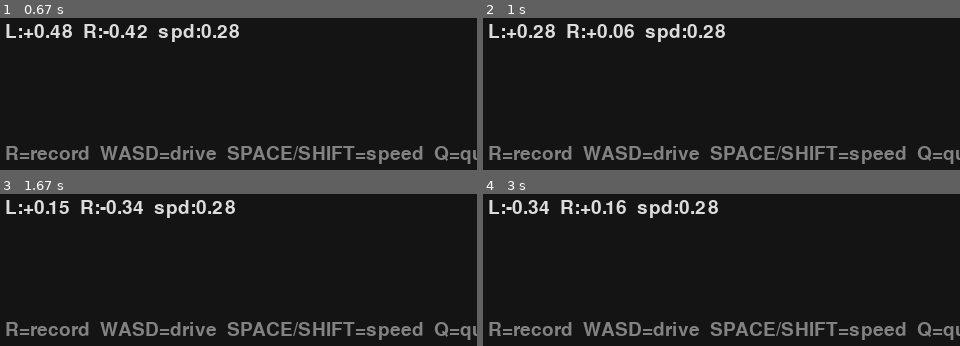
Above: before the commit, frames 1-4 (two rows, left to right).
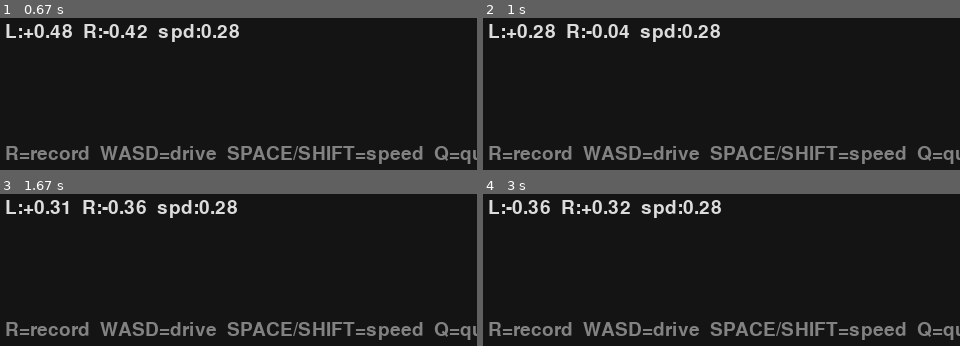
Above: after the commit, the same moments.

Repository: hchap1/drc
Game: pygame game, started from collect_data.py
The game is run twice, just before and just after one commit, with the same random seed, the same clock (stepped at 60 frames per second) and the same inputs.
Inputs:
- Up to frame 1 (0.67 s): hold D from 0.33 s (still down)
- Up to frame 2 (1 s): release D at 0.8 s; hold W from 0.83 s (still down)
- Up to frame 3 (1.67 s): release W at 1.13 s; hold D 1.17-1.63 s
- Up to frame 4 (3 s): hold A 1.67-2.2 s; hold S 2.23-2.53 s; hold A 2.57-2.97 s

Frame 1 is identical in both runs. In frame 2, 1.6% of the frame differs, in the area x 21-51%, y 3-16%; in frame 3, 2.1%, in the area x 10-50%, y 3-16%; in frame 4, 1.9%.

Commit message:
tweak: corner speed cap 0.24, softer smoothing for tap corrections
- Forward speed capped at CORNER_SPEED=0.24 when A or D is held;
  steering multipliers still use full speed so turn sharpness is unchanged
- RAMP_UP 0.2→0.25s, RAMP_DOWN 0.05→0.1s so brief taps produce small
  smooth nudges rather than instant spikes

Co-Authored-By: Claude Sonnet 4.6 <noreply@anthropic.com>

Diff:
--- a/collect_data.py
+++ b/collect_data.py
@@ -25,10 +25,11 @@
 JETSON_IP    = '192.168.4.2'
 LABEL_PORT   = 5009
 SPEED        = 0.28       # starting speed (SPACE/LSHIFT adjust)
+CORNER_SPEED = 0.24       # forward power is capped to this when turning
 STEER_OUTER  = 1.7        # outside wheel boost during turn
 STEER_INNER  = -1.5       # inside wheel — negative overrides W so it reverses even mid-drive
-RAMP_UP      = 0.2        # seconds: 0 → full (press)
-RAMP_DOWN    = 0.05       # seconds: full → 0 (release)
+RAMP_UP      = 0.25       # seconds: 0 → full (press)
+RAMP_DOWN    = 0.1        # seconds: full → 0 (release) — slight linger for tap corrections
 
 _PKT = struct.Struct('<Bff')   # recording(uint8), left(float32), right(float32)
 
@@ -107,12 +108,15 @@
             keys  = pygame.key.get_pressed()
             target_l = target_r = 0.0
 
+            turning = keys[pygame.K_a] or keys[pygame.K_d]
+            fwd = min(speed, CORNER_SPEED) if turning else speed
+
             if keys[pygame.K_w]:
-                target_l += speed
-                target_r += speed
+                target_l += fwd
+                target_r += fwd
             if keys[pygame.K_s]:
-                target_l -= speed
-                target_r -= speed
+                target_l -= fwd
+                target_r -= fwd
             if keys[pygame.K_a]:
                 target_l += speed * STEER_INNER   # inside wheel (negative = reverse)
                 target_r += speed * STEER_OUTER   # outside wheel
